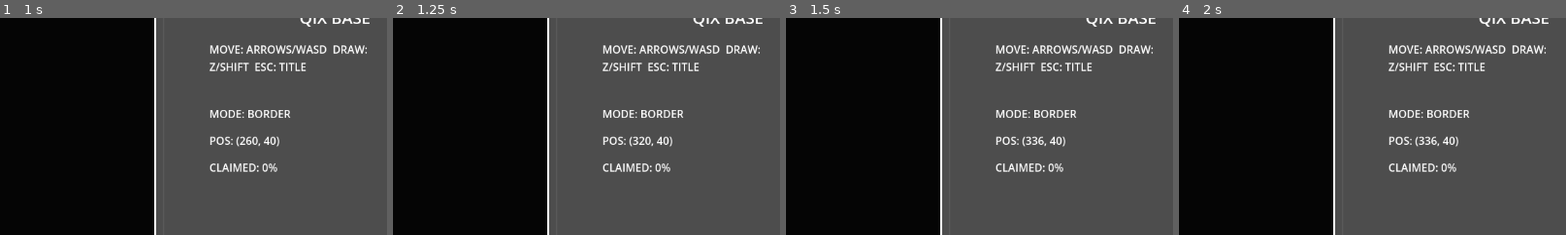
Above: before the commit, frames 1-4 (left to right).
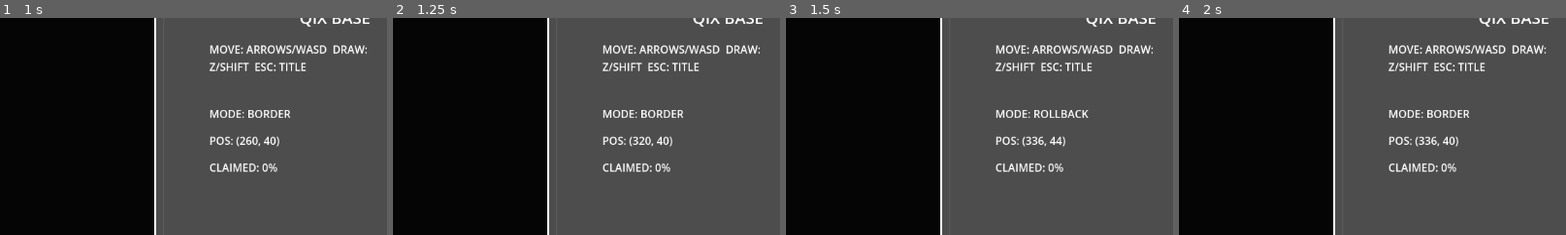
Above: after the commit, the same moments.

Repository: goenc/qix-project
Game: Godot game, scene res://scenes/title_main.tscn
Same seed, same stepped clock (60 frames per second), same inputs: the game is played once before the commit and once after it.
Inputs (mouse positions are % of the whole screen's width and height, from its top left):
- Up to frame 1 (1 s): tap Enter (ui_accept) at 0.5, 0.77 s; move the mouse to (72, 45) at 0.52 s; hold Right (move_right) from 0.53 s (still down); tap Shift at 0.6 s; click (72, 45) at 0.67 s
- Up to frame 2 (1.25 s): keep holding Right (move_right)
- Up to frame 3 (1.5 s): move the mouse to (30, 55) at 1.27 s; release Right (move_right) at 1.28 s; hold Down (move_down) from 1.28 s (still down); tap Shift (qix_draw) at 1.35 s
- Up to frame 4 (2 s): keep holding Down (move_down); tap Enter (ui_accept) at 1.52 s
The pictures show only the part of the screen within x 50-100%, y 8-57%; the shares and areas given below are measured in that part.

Frames 1-2 are identical in both runs. In frame 3, 0.3% of the frame differs, in the area x 64-79%, y 42-59%; in frame 4, nothing differs.

Commit message:
Shift解放時の侵入線巻き戻しを追加
・Shift解放時に侵入線を破棄せず始点まで逆順で巻き戻すROLLBACK状態を追加
・PlayerState に ROLLBACK と巻き戻し用メンバを追加し、_process と get_state_text と移動拘束を新状態対応に更新
・Shift解放時に _start_rollback へ遷移し、trail_points を保持したまま _process_rollback で線を縮めながら開始点へ戻す処理を追加
・_finish_rollback で外周復帰時に trail_line をクリアし、既存の _finish_drawing による閉路完了フローは維持
・tools/run.ps1 を別プロセスで起動し、Godot が起動したことを確認後に停止

Diff:
--- a/scripts/player/base_player.gd
+++ b/scripts/player/base_player.gd
@@ -14,7 +14,8 @@
 
 enum PlayerState {
 	BORDER,
-	DRAWING
+	DRAWING,
+	ROLLBACK
 }
 
 var playfield_rect: Rect2 = Rect2()
@@ -22,6 +23,8 @@
 var trail_points: PackedVector2Array = PackedVector2Array()
 var has_left_border: bool = false
 var border_progress := 0.0
+var rollback_speed := move_speed
+var rollback_index: int = -1
 
 
 func _ready() -> void:
@@ -45,7 +48,7 @@
 			playfield_rect.position.y
 		)
 		position = _snap_point_to_border(position)
-	elif state == PlayerState.DRAWING:
+	elif state == PlayerState.DRAWING or state == PlayerState.ROLLBACK:
 		position = _clamp_to_playfield(position)
 	else:
 		position = _snap_point_to_border(position)
@@ -74,12 +77,20 @@
 			_process_border(direction, delta)
 		PlayerState.DRAWING:
 			_process_drawing(direction, delta)
+		PlayerState.ROLLBACK:
+			_process_rollback(delta)
 
 	_apply_movement_constraints()
 
 
 func get_state_text() -> String:
-	return "DRAWING" if state == PlayerState.DRAWING else "BORDER"
+	match state:
+		PlayerState.DRAWING:
+			return "DRAWING"
+		PlayerState.ROLLBACK:
+			return "ROLLBACK"
+		_:
+			return "BORDER"
 
 
 func get_debug_status() -> Dictionary:
@@ -100,7 +111,7 @@
 
 func _process_drawing(direction: Vector2, delta: float) -> void:
 	if !Input.is_action_pressed("qix_draw"):
-		_cancel_drawing_to_border()
+		_start_rollback()
 		return
 
 	var current_position := position
@@ -122,6 +133,7 @@
 func _start_drawing() -> void:
 	state = PlayerState.DRAWING
 	has_left_border = false
+	rollback_index = -1
 	position = _snap_point_to_border(position)
 	border_progress = _point_to_border_progress(position)
 	trail_points = PackedVector2Array()
@@ -138,13 +150,25 @@
 	_apply_state_visuals()
 
 
-func _cancel_drawing_to_border() -> void:
-	trail_points = PackedVector2Array()
-	_update_trail_line()
-	position = _snap_point_to_border(position)
-	border_progress = _point_to_border_progress(position)
-	has_left_border = false
-	state = PlayerState.BORDER
+func _start_rollback() -> void:
+	rollback_speed = move_speed
+	if trail_points.is_empty():
+		trail_points.append(position)
+	else:
+		var last_point: Vector2 = trail_points[trail_points.size() - 1]
+		if !last_point.is_equal_approx(position):
+			trail_points.append(position)
+		else:
+			trail_points[trail_points.size() - 1] = position
+
+	state = PlayerState.ROLLBACK
+	position = trail_points[trail_points.size() - 1]
+	rollback_index = trail_points.size() - 2
+	if trail_points.size() <= 1:
+		_finish_rollback()
+		return
+
+	_update_rollback_trail_line()
 	_apply_state_visuals()
 
 
@@ -165,16 +189,51 @@
 		trail_line.points = trail_points
 
 
+func _update_rollback_trail_line() -> void:
+	if !is_instance_valid(trail_line):
+		return
+
+	var visible_points := PackedVector2Array()
+	for i in range(rollback_index + 1):
+		visible_points.append(trail_points[i])
+	visible_points.append(position)
+	trail_line.points = visible_points
+
+
+func _process_rollback(delta: float) -> void:
+	var target_point: Vector2 = trail_points[rollback_index]
+	position = position.move_toward(target_point, rollback_speed * delta)
+	if position.distance_to(target_point) <= border_epsilon:
+		position = target_point
+		rollback_index -= 1
+		if rollback_index < 0:
+			_finish_rollback()
+			return
+
+	_update_rollback_trail_line()
+
+
+func _finish_rollback() -> void:
+	position = _snap_point_to_border(position)
+	border_progress = _point_to_border_progress(position)
+	trail_points = PackedVector2Array()
+	rollback_index = -1
+	has_left_border = false
+	state = PlayerState.BORDER
+	_update_trail_line()
+	_apply_state_visuals()
+
+
 func _apply_state_visuals() -> void:
 	if is_instance_valid(body):
-		body.color = drawing_color if state == PlayerState.DRAWING else border_color
+		body.color = drawing_color if state == PlayerState.DRAWING or state == PlayerState.ROLLBACK else border_color
 
 
 func _apply_movement_constraints() -> void:
 	if playfield_rect.size.x <= 0.0 or playfield_rect.size.y <= 0.0:
 		return
 
-	if state == PlayerState.DRAWING:
+	if state == PlayerState.DRAWING or state == PlayerState.ROLLBACK:
 		position = _clamp_to_playfield(position)
 	else:
 		position = _snap_point_to_border(position)
Not shown, changed: runtime/commit_details.md
Not shown, changed: runtime/commit_message.md
